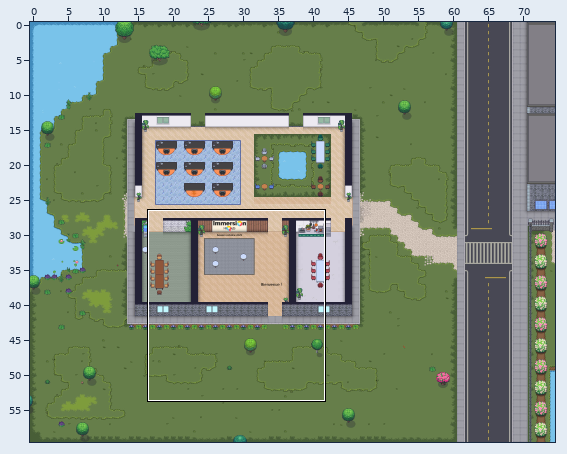
An edit to a level. Tiled map (JSON), Immersion.tmj. Above, an overview of the earlier version with the close-up marked.
Close-up. As it was:
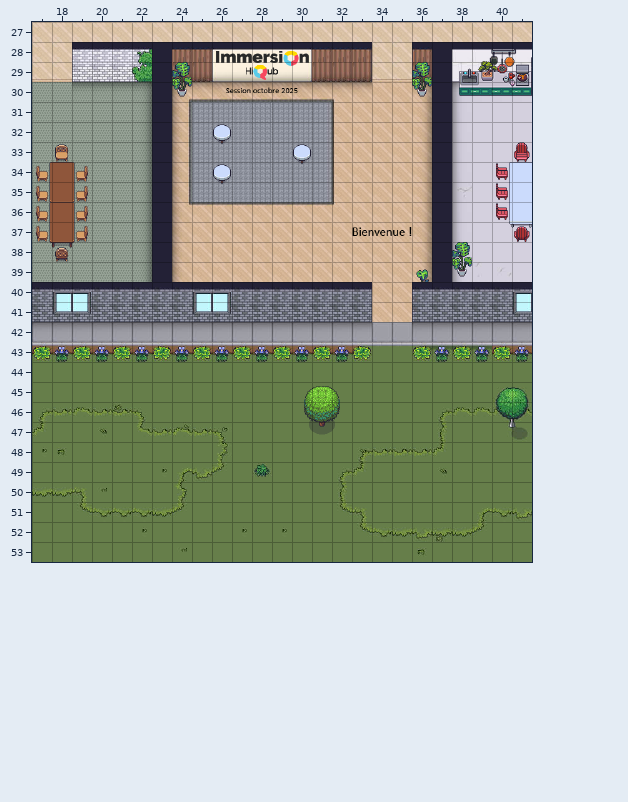
Cells are 32x32 px. Shown: x 17..41, y 27..53. The commit also changed other parts of the map, which this record leaves out.
New version:
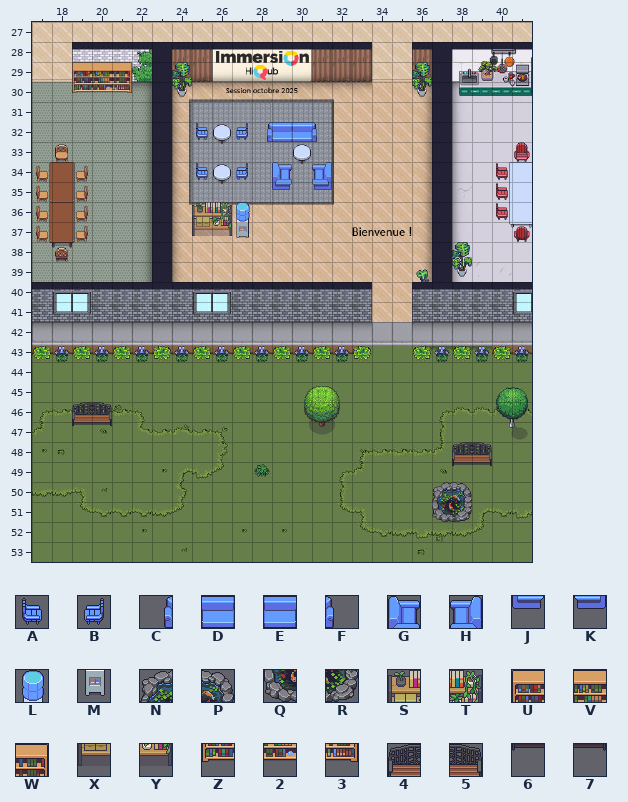
Key: from "Chunk 18": A 197, B 198, C 202, D 203, E 204, F 205, G 210, H 212, J 215, K 217, L 218, M 219, N 224, P 225, Q 226, R 227, S 241, T 242, U 243, V 244, W 245, X 251, Y 252, Z 253, 2 254, 3 255; from "Chunk 19": 4 5, 5 6, 6 7, 7 8.
_ is an empty cell.
Changes in this commit:
Layer "visuels/chaises":
The author put tile A in row 32 at x 25; in row 34 at x 25.
The author put tile B in row 32 at x 27; in row 34 at x 27.
The author put tile C in row 32 at x 28.
The author put tile D in row 32 at x 29.
The author put tile E in row 32 at x 30.
The author put tile F in row 32 at x 31.
The author put tile G in row 34 at x 29.
The author put tile H in row 34 at x 31.
The author put tile J in row 35 at x 29.
The author put tile K in row 35 at x 31.
Layer "visuels/Decoration 1":
The author put tile 2 in row 30 at x 20.
The author put tile 3 in row 30 at x 21.
The author put tile 4 in row 46 at x 19; in row 48 at x 38.
The author put tile 5 in row 46 at x 20; in row 48 at x 39.
The author put tile 6 in row 47 at x 19; in row 49 at x 38.
The author put tile 7 in row 47 at x 20; in row 49 at x 39.
The author put tile L in row 36 at x 27.
The author put tile M in row 37 at x 27.
The author put tile N in row 50 at x 37.
The author put tile P in row 50 at x 38.
The author put tile Q in row 51 at x 37.
The author put tile R in row 51 at x 38.
The author put tile S in row 36 at x 25.
The author put tile T in row 36 at x 26.
The author put tile U in row 29 at x 19.
The author put tile V in row 29 at x 20.
The author put tile W in row 29 at x 21.
The author put tile X in row 37 at x 25.
The author put tile Y in row 37 at x 26.
The author put tile Z in row 30 at x 19.
